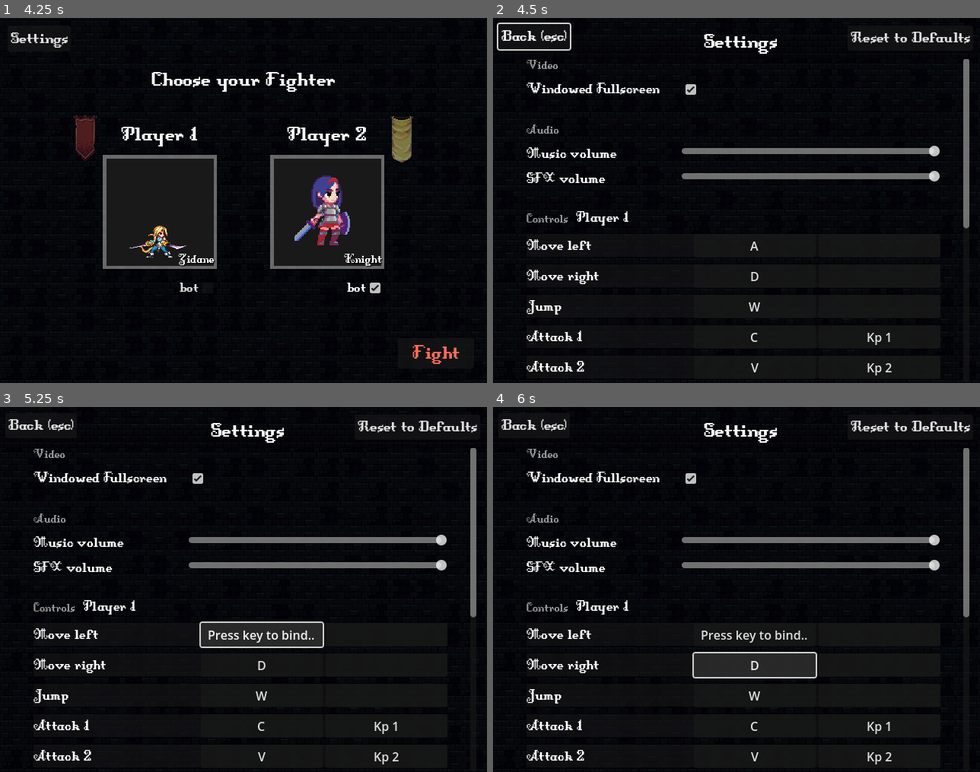
Above: before the commit, frames 1-4 (two rows, left to right).
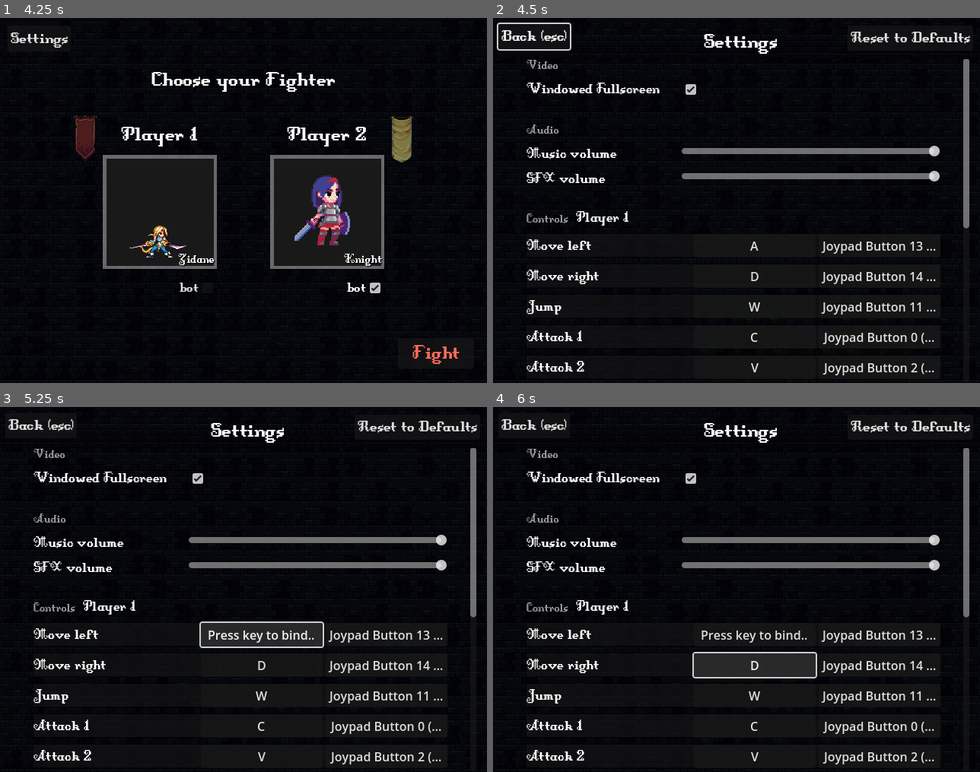
Above: after the commit, the same moments.

Repository: IzalithSky/fighting_game_template
Game: Godot game, scene res://scenes/ui/player_selection.tscn
Two runs of this game, one before a commit and one after it. Both use one fixed random seed, a clock stepped at 60 frames per second and the inputs below.
Inputs (mouse positions are in pixels of both pictures, inside the frame that each line leads up to):
- Up to frame 1 (4.25 s): tap Enter (ui_accept) at 0.5 s; drag from (160, 211) to (292, 120) at 0.52 s; click "bot" at 1.25 s; click "bot" at 2 s; click "Fight" at 2.75 s; click "Back (esc)" at 3.5 s
- Up to frame 2 (4.5 s): click "Settings" at 4.25 s
- Up to frame 3 (5.25 s): click "A" at 5 s
- Up to frame 4 (6 s): click "D" at 5.75 s

Frame 1 is identical in both runs. In frame 2, 1.3% of the frame differs, in the area x 67-91%, y 61-98%; in frame 3, 1.3%; in frame 4, 1.3%.

Commit message:
keybinding works

Diff:
--- a/project.godot
+++ b/project.godot
@@ -25,7 +25,6 @@
 
 window/size/viewport_width=640
 window/size/viewport_height=480
-window/size/mode=2
 window/stretch/mode="viewport"
 
 [input]
--- a/scripts/ui/config_handler.gd
+++ b/scripts/ui/config_handler.gd
@@ -1,39 +1,40 @@
 extends Node
 
-const SETTINGS_FILE_PATH = "user://settings_t.ini"
+const SETTINGS_FILE_PATH = "user://settings_t5.ini"
 var config = ConfigFile.new()
 var min_db = -80.0  # Minimum dB (mute)
 var max_db = 0.0    # Maximum dB (full volume)
 
+var input_actions = {
+	"left": "Move left",
+	"right": "Move right",
+	"jump": "Jump",
+	"attack1": "Attack 1",
+	"attack2": "Attack 2",
+	"attack_ranged": "Attack ranged",
+	"block": "Block",
+}
+
 func _ready():
 	if !FileAccess.file_exists(SETTINGS_FILE_PATH):
-		config.set_value("keybindings", "p1_left", "A")
-		config.set_value("keybindings", "p1_right", "D")
-		config.set_value("keybindings", "p1_jump", "W")
-		config.set_value("keybindings", "p1_attack1", "C") #Kp 1
-		config.set_value("keybindings", "p1_attack2", "V") #Kp 2
-		config.set_value("keybindings", "p1_attack_ranged", "E") #Kp 4
-		config.set_value("keybindings", "p1_block", "F") #Kp 3
-
-		config.set_value("keybindings", "p2_left", "K")
-		config.set_value("keybindings", "p2_right", ";")
-		config.set_value("keybindings", "p2_jump", "O")
-		config.set_value("keybindings", "p2_attack1", "M")
-		config.set_value("keybindings", "p2_attack2", "N")
-		config.set_value("keybindings", "p2_attack_ranged", "J")
-		config.set_value("keybindings", "p2_block", "I")
-
 		config.set_value("video", "fullscreen", true)
-
 		config.set_value("audio", "music_volume", 1.0)
 		config.set_value("audio", "sfx_volume", 1.0)
-
-		config.save(SETTINGS_FILE_PATH)
+		set_default_keybindings()
 	else:
 		config.load(SETTINGS_FILE_PATH)
 
+	apply_keybindings_from_settings()
 	apply_video_settings()
 	apply_audio_settings()
+
+func apply_keybindings_from_settings():
+	var keybindings = load_keybindings()
+	for action in keybindings.keys():
+		InputMap.action_erase_events(action)
+		var events = keybindings[action]
+		for event in events:
+			InputMap.action_add_event(action, event)
 
 func apply_video_settings():
 	var fullscreen = load_settings("video").fullscreen
@@ -62,3 +63,77 @@
 	for key in config.get_section_keys (section):
 		video_settings[key] = config.get_value(section, key)
 	return video_settings
+
+func set_default_keybindings():
+	InputMap.load_from_project_settings()
+	var player_preffix = ["p1_", "p2_"]
+	for preffix in player_preffix:
+		for action in input_actions:
+			var action_name = preffix + action
+			clear_keybinding(action_name)
+			var events = InputMap.action_get_events(action_name)
+			for event in events:
+				save_keybinding(action_name, event)
+
+	config.save(SETTINGS_FILE_PATH)
+
+func save_keybinding(action: StringName, event: InputEvent):
+	var event_str = event_to_string(event)
+
+	var keybinding_array = config.get_value("keybinding", action, [])
+	keybinding_array.append(event_str)
+
+	config.set_value("keybinding", action, keybinding_array)
+	config.save(SETTINGS_FILE_PATH)
+
+func load_keybindings():
+	var keybindings = {}
+	var keys = config.get_section_keys("keybinding")
+
+	for key in keys:
+		var event_str_array = config.get_value("keybinding", key, [])
+		var input_events = []
+		for event_str in event_str_array:
+			var input_event
+
+			if event_str.contains("mouse_"):
+				input_event = InputEventMouseButton.new()
+				input_event.button_index = int(event_str.split("_")[1])
+			elif event_str.contains("joypad_"):
+				input_event = InputEventJoypadButton.new()
+				input_event.button_index = int(event_str.split("_")[1])
+			else:
+				input_event = InputEventKey.new()
+				input_event.keycode = OS.find_keycode_from_string(event_str)
+
+			input_events.append(input_event)
+
+		keybindings[key] = input_events
+	return keybindings
+
+func replace_keybinding(action: StringName, old_event: InputEvent, new_event: InputEvent):
+	var keybinding_array = config.get_value("keybinding", action, [])
+	var old_event_str = event_to_string(old_event)
+	var new_event_str = event_to_string(new_event)
+
+	var index = keybinding_array.find(old_event_str)
+	if index != -1:
+		keybinding_array[index] = new_event_str
+	else:
+		keybinding_array.append(new_event_str)
+	config.set_value("keybinding", action, keybinding_array)
+	config.save(SETTINGS_FILE_PATH)
+
+func event_to_string(event: InputEvent) -> String:
+	if event is InputEventKey:
+		var event_keycode = max(event.keycode, event.physical_keycode)
+		return OS.get_keycode_string(event_keycode)
+	elif event is InputEventMouseButton:
+		return "mouse_" + str(event.button_index)
+	elif event is InputEventJoypadButton:
+		return "joypad_" + str(event.button_index)
+	return ""
+
+func clear_keybinding(action: StringName):
+	config.set_value("keybinding", action, [])
+	config.save(SETTINGS_FILE_PATH)
--- a/scripts/ui/settings.gd
+++ b/scripts/ui/settings.gd
@@ -13,15 +13,6 @@
 var action_to_remap = null
 var event_to_remap = null
 var remapping_button = null
-var input_actions = {
-	"left": "Move left",
-	"right": "Move right",
-	"jump": "Jump",
-	"attack1": "Attack 1",
-	"attack2": "Attack 2",
-	"attack_ranged": "Attack ranged",
-	"block": "Block",
-}
 
 func _ready():
 	back_button.grab_focus()
@@ -32,7 +23,8 @@
 	create_action_list()
 
 func create_action_list():
-	InputMap.load_from_project_settings()
+	ConfigHandler.apply_keybindings_from_settings()
+	#InputMap.load_from_project_settings()
 	fill_action_list("p1_", player1_action_list)
 	fill_action_list("p2_", player2_action_list)
 
@@ -40,29 +32,25 @@
 	for item in action_list.get_children():
 		item.queue_free()
 
-	for action in input_actions:
+	for action in ConfigHandler.input_actions:
 		var button = input_button_scene.instantiate()
 		var action_label = button.find_child("LabelAction")
 		var input_button1 = button.find_child("Button1")
 		var input_button2 = button.find_child("Button2")
 
-		action_label.text = input_actions[action]
+		action_label.text = ConfigHandler.input_actions[action]
 		var events = InputMap.action_get_events(prefix + action)
-		var filtered_events = []
-		for event in events:
-			if !(event is InputEventJoypadButton or event is InputEventJoypadMotion):
-				filtered_events.append(event)
 		var event1 = null
-		if filtered_events.size() > 0:
-			event1 = filtered_events[0]
-			input_button1.text = filtered_events[0].as_text().trim_suffix(" (Physical)")
+		if events.size() > 0:
+			event1 = events[0]
+			input_button1.text = format_event_name(events[0])
 		else:
 			input_button1.text = ""
 
 		var event2 = null
-		if filtered_events.size() > 1:
-			event2 = filtered_events[1]
-			input_button2.text = filtered_events[1].as_text().trim_suffix(" (Physical)")
+		if events.size() > 1:
+			event2 = events[1]
+			input_button2.text = format_event_name(events[1])
 		else:
 			input_button2.text = ""
 		action_list.add_child(button)
@@ -84,11 +72,12 @@
 				if event_to_remap == null:
 					remapping_button.text = ""
 				else:
-					remapping_button.text = event_to_remap.as_text().trim_suffix(" (Physical)")
+					remapping_button.text = format_event_name(event_to_remap)
 			else:
 				InputMap.action_erase_event(action_to_remap, event_to_remap)
 				InputMap.action_add_event(action_to_remap, event)
-				remapping_button.text = event.as_text().trim_suffix(" (Physical)")
+				ConfigHandler.replace_keybinding(action_to_remap, event_to_remap, event)
+				remapping_button.text = format_event_name(event)
 
 			is_remapping = false
 			action_to_remap = null
@@ -99,6 +88,9 @@
 	elif event.is_action_pressed("ui_cancel"):
 		close_scene()
 
+func format_event_name(event: InputEvent) -> String:
+	var name = event.as_text()
+	return name.trim_suffix(" (Physical)")
 
 func _on_back_button_pressed():
 	close_scene()
@@ -107,6 +99,7 @@
 	queue_free()
 
 func on_reset_button_pressed():
+	ConfigHandler.set_default_keybindings()
 	create_action_list()
 
 
